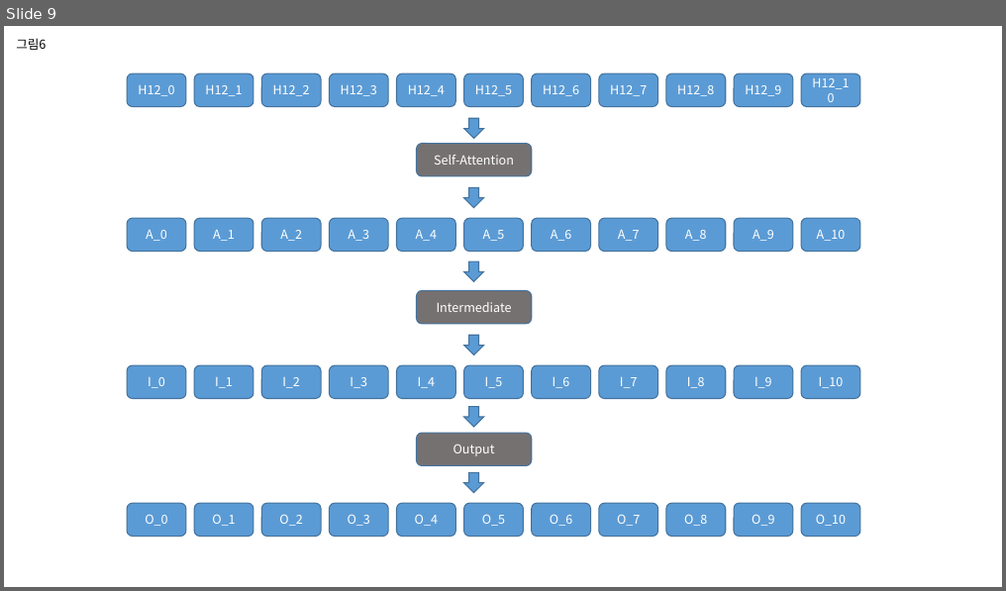
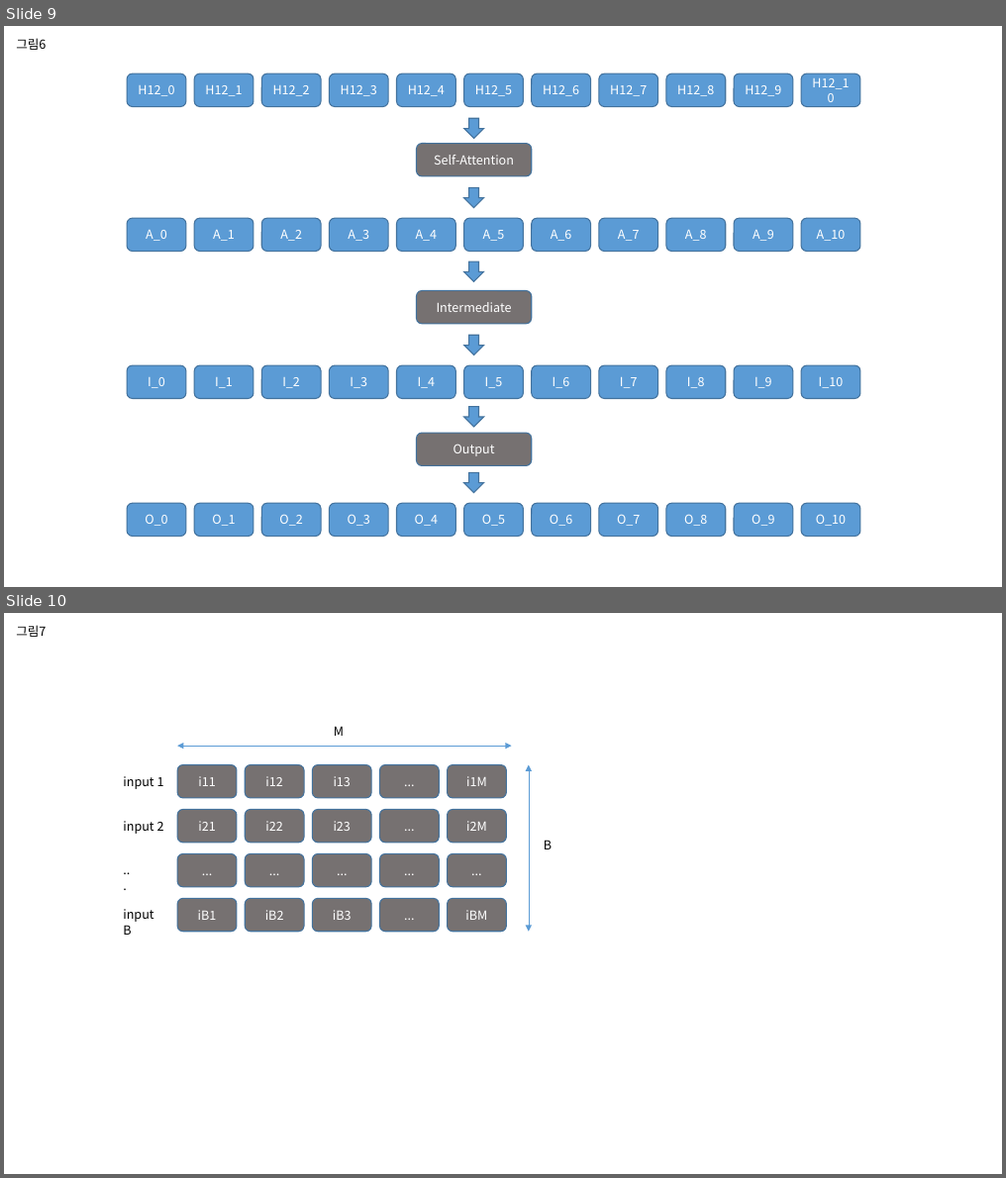
Before and after one commit to jinkilee/hello-transformer, a slide deck: draft/chapter5.pptx. Shown one above the other, each under a label of ours: slide 9 before the commit, slides 9 and 10 after it. The pictures are 1006x591 and 1006x1178 pixels, drawn with LibreOffice and Linux fonts; fonts in the diff are those of the drawing. Boxes give left, top, right and bottom in pixels: in the first picture for what was removed or moved away, otherwise in the second. Text is boxed around its words. In the diff, an @@ line names an element or a change of style, - is before the commit and + after.

```diff
--- a/draft/chapter5.pptx
+++ b/draft/chapter5.pptx
@@ slide 10 added at bbox=[4, 613, 1002, 1174], background #FFFFFF @@
@@ text added at bbox=[16, 625, 46, 637], 12 pt, text #000000 @@
+그림7
@@ text added at bbox=[334, 726, 344, 736], 12 pt, text #000000 @@
+M
@@ double arrow added from (177, 746) to (512, 746), #5B9BD5 0.5 pt @@
@@ text added at bbox=[123, 776, 164, 789], 12 pt, text #000000 @@
+input 1
@@ rounded rectangle added at bbox=[177, 765, 237, 798], fill #767171, outline #43739E 1 pt, 12 pt, text #FFFFFF @@
+i11
@@ rounded rectangle added at bbox=[245, 765, 304, 798], fill #767171, outline #43739E 1 pt, 12 pt, text #FFFFFF @@
+i12
@@ rounded rectangle added at bbox=[313, 765, 371, 798], fill #767171, outline #43739E 1 pt, 12 pt, text #FFFFFF @@
+i13
@@ rounded rectangle added at bbox=[380, 765, 439, 798], fill #767171, outline #43739E 1 pt, 12 pt, text #FFFFFF @@
+...
@@ rounded rectangle added at bbox=[448, 765, 506, 798], fill #767171, outline #43739E 1 pt, 12 pt, text #FFFFFF @@
+i1M
@@ double arrow added from (529, 765) to (529, 932), #5B9BD5 0.5 pt @@
@@ rounded rectangle added at bbox=[177, 810, 237, 843], fill #767171, outline #43739E 1 pt, 12 pt, text #FFFFFF @@
+i21
@@ rounded rectangle added at bbox=[245, 810, 304, 843], fill #767171, outline #43739E 1 pt, 12 pt, text #FFFFFF @@
+i22
@@ rounded rectangle added at bbox=[313, 810, 371, 843], fill #767171, outline #43739E 1 pt, 12 pt, text #FFFFFF @@
+i23
@@ rounded rectangle added at bbox=[380, 810, 439, 843], fill #767171, outline #43739E 1 pt, 12 pt, text #FFFFFF @@
+...
@@ rounded rectangle added at bbox=[448, 810, 506, 843], fill #767171, outline #43739E 1 pt, 12 pt, text #FFFFFF @@
+i2M
@@ text added at bbox=[123, 821, 164, 834], 12 pt, text #000000 @@
+input 2
@@ text added at bbox=[544, 840, 551, 850], 12 pt, text #000000 @@
+B
@@ text added at bbox=[116, 860, 139, 881], 12 pt, text #000000 @@
+...
@@ rounded rectangle added at bbox=[177, 854, 237, 887], fill #767171, outline #43739E 1 pt, 12 pt, text #FFFFFF @@
+...
@@ rounded rectangle added at bbox=[245, 854, 304, 887], fill #767171, outline #43739E 1 pt, 12 pt, text #FFFFFF @@
+...
@@ rounded rectangle added at bbox=[313, 854, 371, 887], fill #767171, outline #43739E 1 pt, 12 pt, text #FFFFFF @@
+...
@@ rounded rectangle added at bbox=[380, 854, 439, 887], fill #767171, outline #43739E 1 pt, 12 pt, text #FFFFFF @@
+...
@@ rounded rectangle added at bbox=[448, 854, 506, 887], fill #767171, outline #43739E 1 pt, 12 pt, text #FFFFFF @@
+...
@@ text added at bbox=[123, 909, 153, 935], 12 pt, text #000000 @@
+input B
@@ rounded rectangle added at bbox=[177, 898, 237, 931], fill #767171, outline #43739E 1 pt, 12 pt, text #FFFFFF @@
+iB1
@@ rounded rectangle added at bbox=[245, 898, 304, 931], fill #767171, outline #43739E 1 pt, 12 pt, text #FFFFFF @@
+iB2
@@ rounded rectangle added at bbox=[313, 898, 371, 931], fill #767171, outline #43739E 1 pt, 12 pt, text #FFFFFF @@
+iB3
@@ rounded rectangle added at bbox=[380, 898, 439, 931], fill #767171, outline #43739E 1 pt, 12 pt, text #FFFFFF @@
+...
@@ rounded rectangle added at bbox=[448, 898, 506, 931], fill #767171, outline #43739E 1 pt, 12 pt, text #FFFFFF @@
+iBM
```
Also in this commit, not shown: 6 other slides added, 1 other file.
